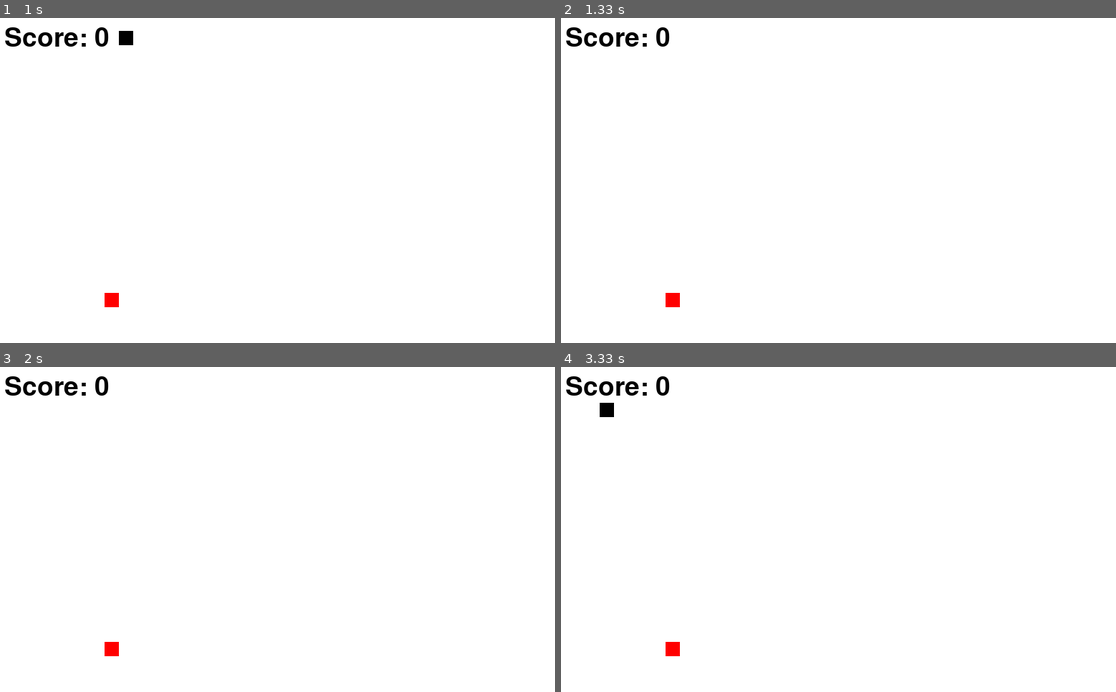
Above: before the commit, frames 1-4 (two rows, left to right).
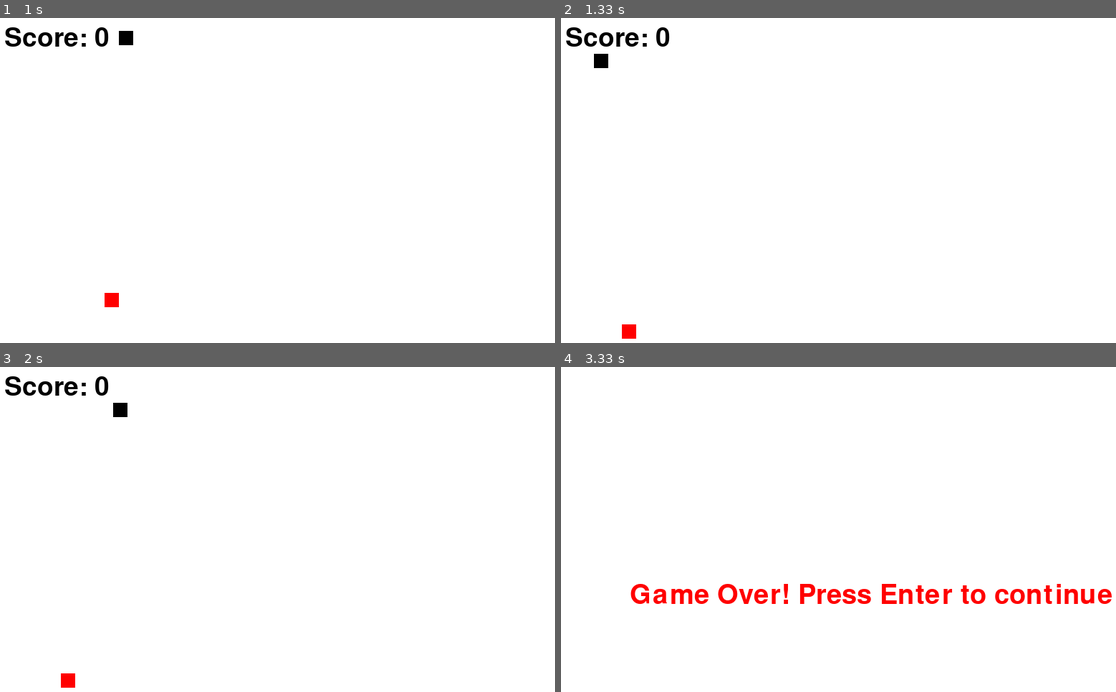
Above: after the commit, the same moments.

Repository: oasis-pandey/Python
Game: pygame game, started from Pygame/increasing snake length.py
The game is run twice, just before and just after one commit, with the same random seed, the same clock (stepped at 60 frames per second) and the same inputs.
Inputs:
- Up to frame 1 (1 s): hold Right 0.33-0.8 s; hold Up from 0.83 s (still down)
- Up to frame 2 (1.33 s): release Up at 1.13 s; tap Enter at 1.17 s
- Up to frame 3 (2 s): hold Right 1.5-1.97 s
- Up to frame 4 (3.33 s): hold Left 2-2.53 s; hold Down 2.57-2.87 s; hold Left 2.9-3.3 s

Frame 1 is identical in both runs. In frame 2, 0.3% of the frame differs, in the area x 5-22%, y 11-99%; in frame 3, 0.3%; in frame 4, 2.9%, in the area x 0-100%, y 2-89%.

Commit message:
size increased and game over

Diff:
--- a/Pygame/increasing snake length.py
+++ b/Pygame/increasing snake length.py
@@ -4,14 +4,9 @@
 
 #GAME WINDOW
 length=900
-width=600
-game_window=pygame.display.set_mode((length, width))
+height=600
+game_window=pygame.display.set_mode((length, height))
 pygame.display.set_caption("Snake Game!")
-
-
-
-
-
 
 def display_score(score,color,x,y):
     font=pygame.font.SysFont(None, 55)
@@ -38,6 +33,7 @@
     snake_y=50
     snake_size=20
     quit_game=False
+    game_over=False
     velocity_x=0
     velocity_y=0
     score=0
@@ -46,55 +42,74 @@
     #SNK_LIST is empty , but "head" list will be appended into it everytime ( check line 74)
     snk_list=[]
     #Food
-    food_x=random.randint(20,width/2)
+    food_x=random.randint(20,height/2)
     food_y=random.randint(20,length/2)
     while quit_game==False:
-    #GAME CONTROLS
-        for event in pygame.event.get():
-            if event.type==pygame.QUIT:
+        if game_over==True:
+            for event in pygame.event.get():
+                if event.type==pygame.QUIT:
                     quit_game=True
+                if event.type==pygame.KEYDOWN:
+                    if event.key==pygame.K_RETURN:
+                        gameloop()
+            game_window.fill(white)
+            text=pygame.font.SysFont(None,56)
+            font=text.render("Game Over! Press Enter to continue", True, red)
+            game_window.blit(font, (100, height/2))
 
-            if event.type==pygame.KEYDOWN:
-                velocity_x=0
-                velocity_y=0
-                if event.key==pygame.K_LEFT:
-                    velocity_x-=8
+        else:
+        #GAME CONTROLS
+            for event in pygame.event.get():
+                if event.type==pygame.QUIT:
+                        quit_game=True
+
+                if event.type==pygame.KEYDOWN:
+                    velocity_x=0
                     velocity_y=0
-                elif event.key==pygame.K_RIGHT:
-                    velocity_x+=8
-                    velocity_y=0
-                elif event.key==pygame.K_UP:
-                    velocity_y-=8
-                    velocity_x=0
-                elif event.key==pygame.K_DOWN:
-                    velocity_y+=8
-                    velocity_x=0
+                    if event.key==pygame.K_LEFT:
+                        velocity_x-=8
+                        velocity_y=0
+                    elif event.key==pygame.K_RIGHT:
+                        velocity_x+=8
+                        velocity_y=0
+                    elif event.key==pygame.K_UP:
+                        velocity_y-=8
+                        velocity_x=0
+                    elif event.key==pygame.K_DOWN:
+                        velocity_y+=8
+                        velocity_x=0
 
-        #takes the coordinate of snake, appends into the head list and then appends "head " list into snk_list
-        head=[]
-        head.append(snake_x)
-        head.append(snake_y)
-        snk_list.append(head)
+            #takes the coordinate of snake, appends into the head list and then appends "head " list into snk_list
+            head=[]
+            head.append(snake_x)
+            head.append(snake_y)
+            snk_list.append(head)
 
-        #Prevents the snake from leaving black trace everywhere it goes.
-        if len(snk_list)>snake_length:
-            del snk_list[0]
+            #Prevents the snake from leaving black trace everywhere it goes.
+            if len(snk_list)>snake_length:
+                del snk_list[0]
 
-        #Condition if snake eats the food:
-        if abs(snake_x-food_x)<10 and abs(snake_y-food_y)<8:
-            score+=10
-            food_x=random.randint(10,width/2)
-            food_y=random.randint(10,length/2)
-            snake_length+=5
+            #Condition if snake eats the food:
+            if abs(snake_x-food_x)<10 and abs(snake_y-food_y)<8:
+                score+=10
+                food_x=random.randint(10,height/2)
+                food_y=random.randint(10,length/2)
+                snake_length+=5
 
 
-        snake_x+=velocity_x # changing x coordinate of snake
-        snake_y+=velocity_y # changing y coordinate of snake
-        game_window.fill(white) # fills the entire game window with white color
-        display_score(score, black, 10, 10)  #displays score into game window intead of terminal
-        generate_food(game_window, red, food_x, food_y, 20) # generates food randomly
-        plot_snake(game_window, black,snk_list, snake_size) # plots the snake
+            snake_x+=velocity_x # changing x coordinate of snake
+            snake_y+=velocity_y # changing y coordinate of snake
+            game_window.fill(white) # fills the entire game window with white color
+            display_score(score, black, 10, 10)  #displays score into game window intead of terminal
+            generate_food(game_window, red, food_x, food_y, 20) # generates food randomly
+            plot_snake(game_window, black,snk_list, snake_size) # plots the snake
         pygame.display.update() #updates the display
         clock.tick(fps) # implementing the clock feature
+        if snake_x<0 or snake_x>length or snake_y<0 or snake_y>height:
+            game_over=True
+        if head in snk_list[0:-1]:
+            game_over=True
+
+
 
 gameloop()
